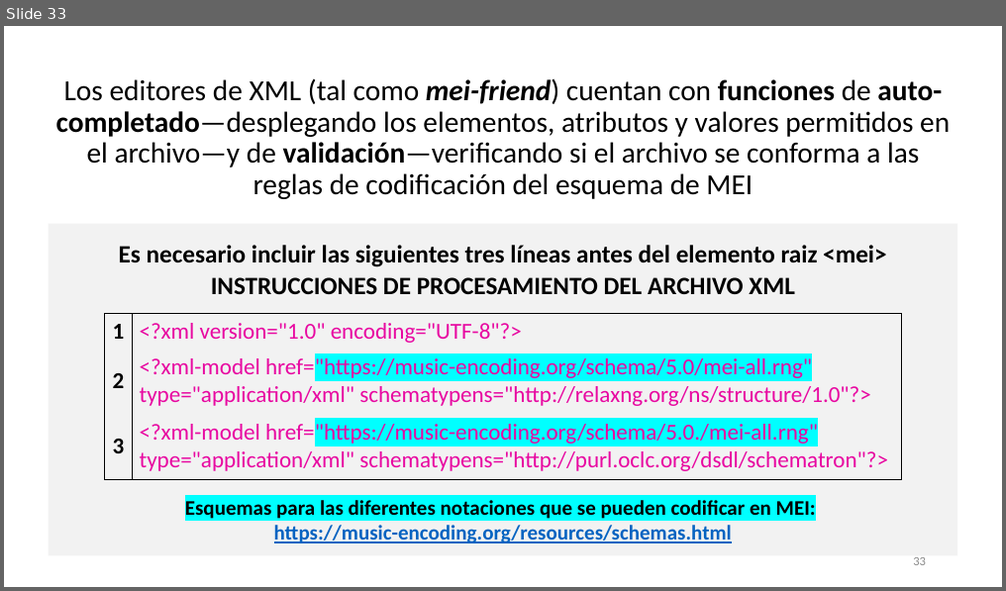
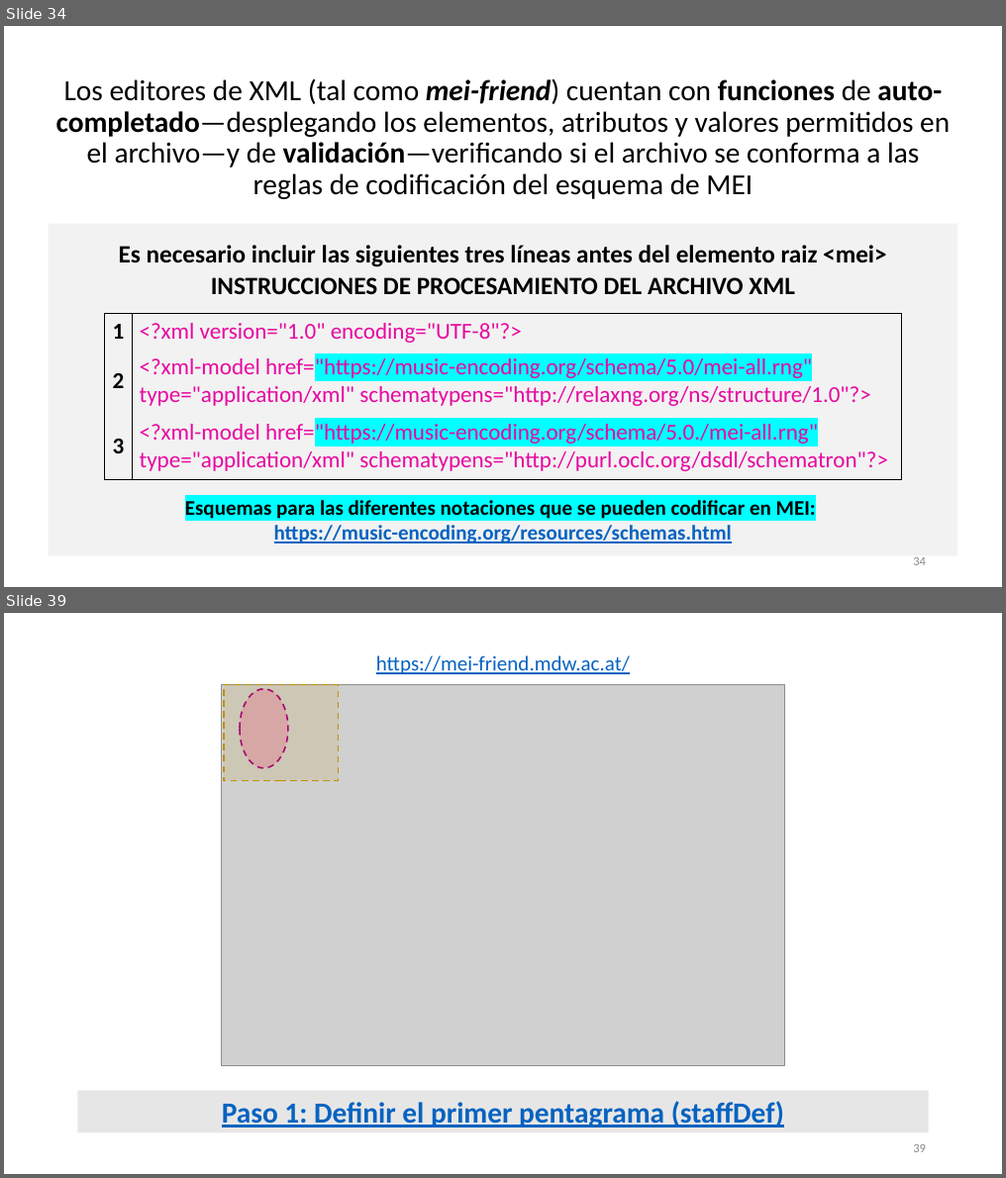
Before and after one commit to martha-thomae/Taller_de_codificacion_en_MEI, a slide deck: Taller_TEI2024_MThomae.pptx. Shown one above the other, each under a label of ours: slide 33 before the commit, slides 34 and 39 after it; the slides between them are not shown. The pictures are 1006x591 and 1006x1178 pixels, drawn with LibreOffice and Linux fonts; fonts in the diff are those of the drawing; grey boxes stand for pictures. Boxes give left, top, right and bottom in pixels: in the first picture for what was removed or moved away, otherwise in the second. Text is boxed around its words. In the diff, an @@ line names an element or a change of style, - is before the commit and + after.

```diff
--- a/Taller_TEI2024_MThomae.pptx
+++ b/Taller_TEI2024_MThomae.pptx
@@ slide 39 added at (4,613,1002,1174), background #FFFFFF @@
@@ text added at (376,656,630,674), 20 pt, text #0563C1, underline @@
+https://mei-friend.mdw.ac.at/
@@ picture added at (221,685,785,1065) @@
@@ rectangle added at (224,685,339,780), fill #BF9000 at 13% opacity, outline #BF9000 1.5 pt dashed @@
@@ ellipse added at (240,688,288,768), fill #FA2765 at 20% opacity, outline #A40670 1.5 pt dashed @@
@@ rectangle added at (77,1090,929,1134), fill #E7E6E6, 28 pt, text #0563C1, bold, underline @@
+Paso 1: Definir el primer pentagrama (staffDef)
@@ page number added at (913,1145,926,1153), 12 pt, text #8C8C8C @@
+39
@@ what was slide 33 is now slide 34 @@
@@ page number at (913,558,926,566): text changed @@
-33
+34
```
Also in this commit, not shown: 7 slides changed, 26 other slides added, 1 slide removed.
